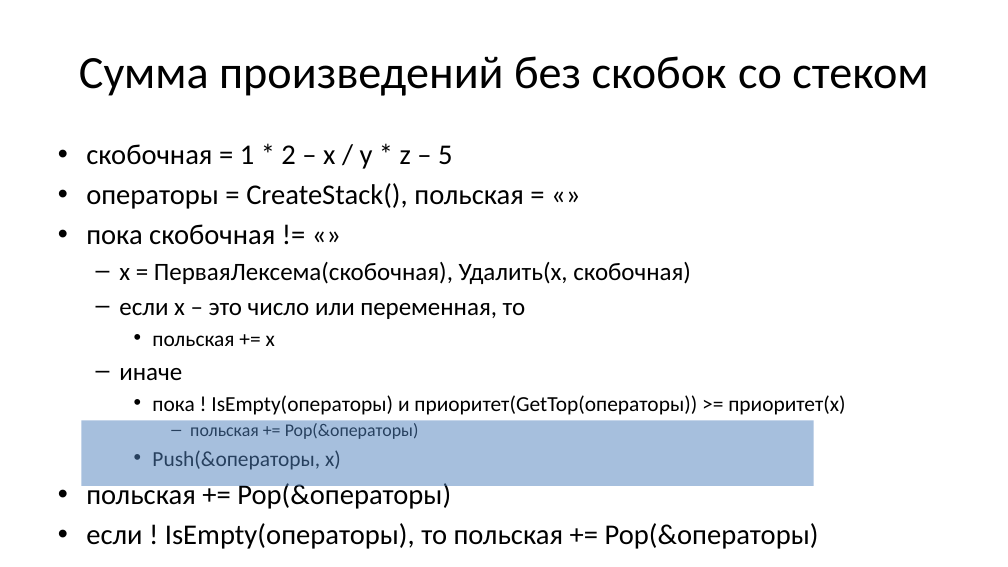
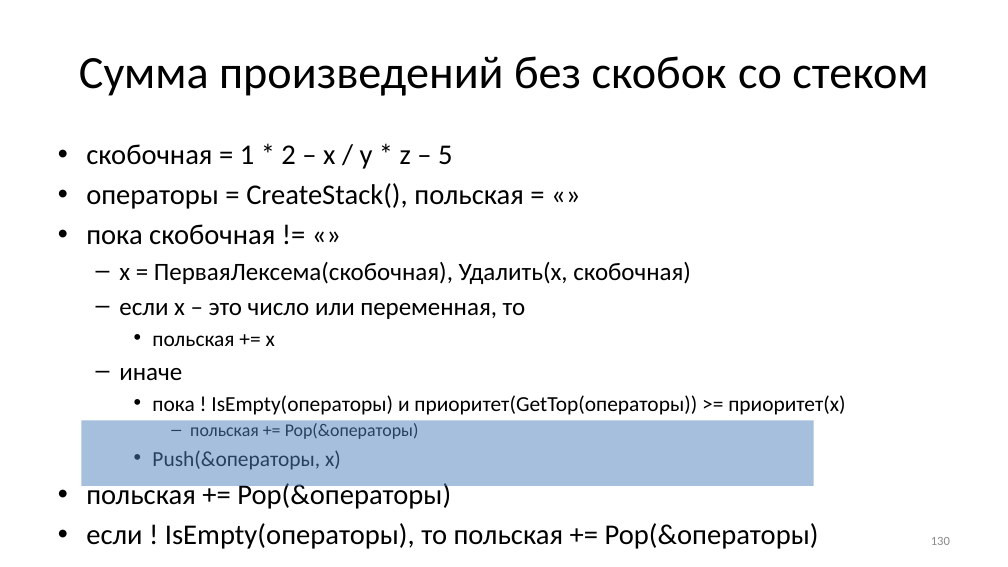
Before and after one commit to Evgueni-Petrov-aka-espetrov/Algorithms-and-Programming-in-C-pptx, a slide deck: slide 130 of 08 Списки.pptx. Drawn at 1008x567 pixels with LibreOffice and Linux fonts; fonts in the diff are those of the drawing. Boxes give left, top, right and bottom in pixels: in the first picture for what was removed or moved away, otherwise in the second. Text is boxed around its words. In the diff, an @@ line names an element or a change of style, - is before the commit and + after.

```diff
--- a/08 Списки.pptx
+++ b/08 Списки.pptx
@@ page number added at <box>931,537,950,545</box>, 12 pt, text #8C8C8C @@
+130
```
Also in this commit, not shown: 134 other slides changed, 1 slide added, 1 slide removed.
